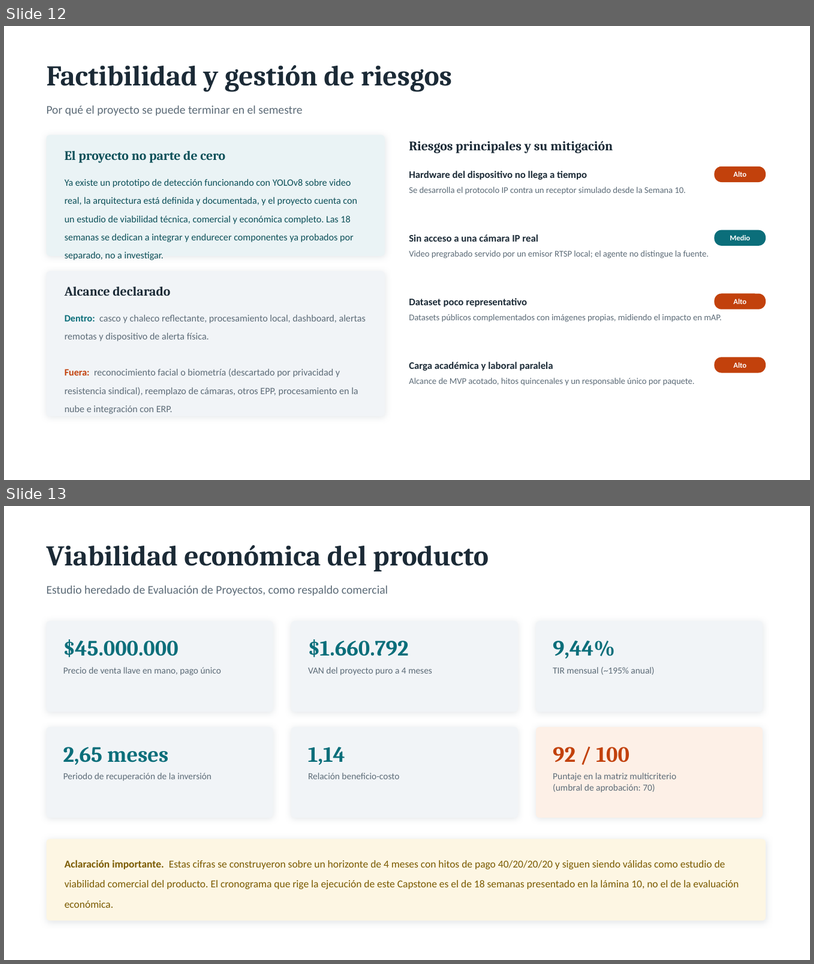
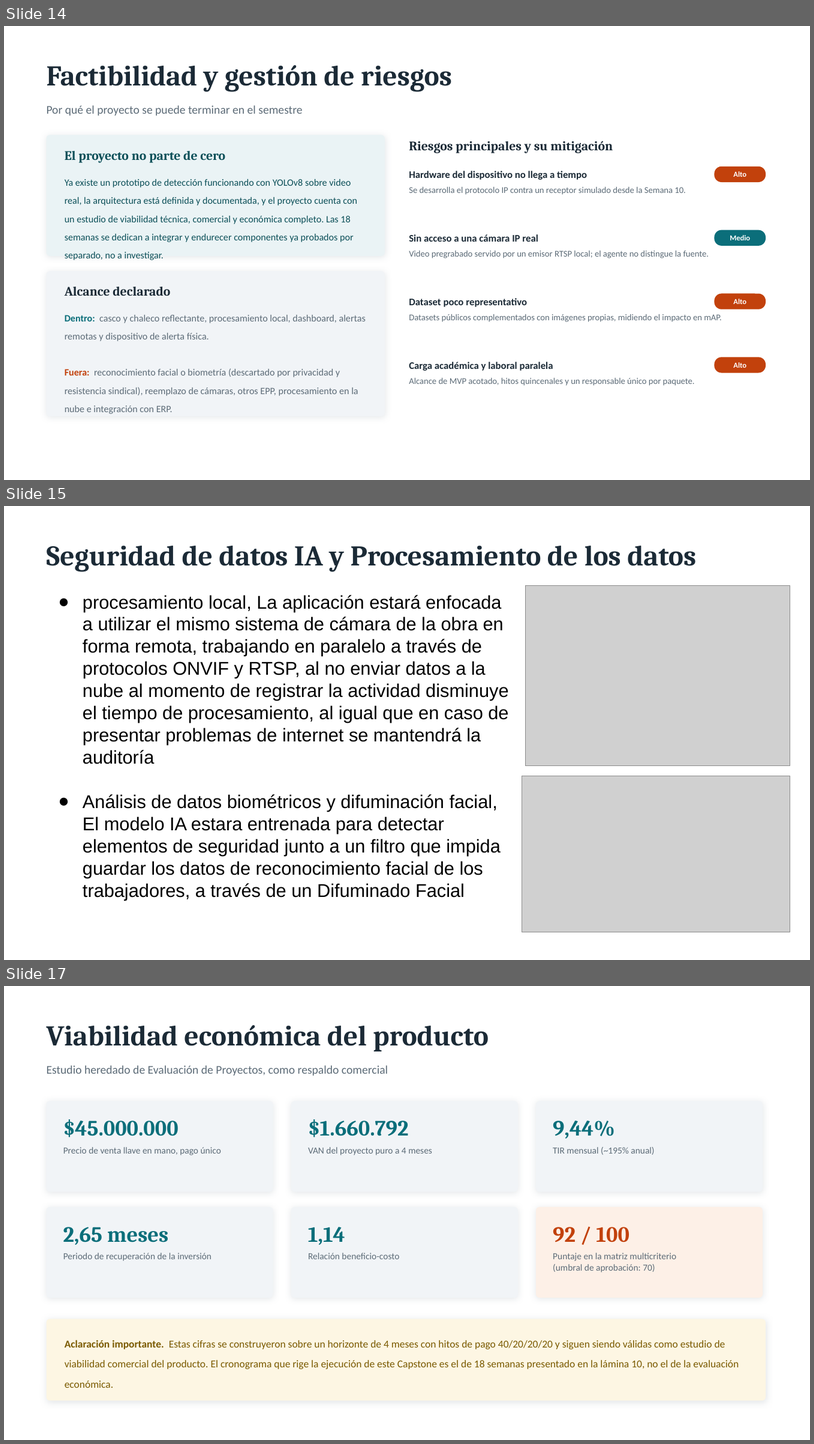
Before and after one commit to lonelystar16/AV_AldoMartinez802D_Equipo1, a slide deck: Fase 1/Evidencias Grupales/Presentación Proyecto.pptx. Shown one above the other, each under a label of ours: slides 12 and 13 before the commit, slides 14, 15 and 17 after it; the slides between them are not shown. The pictures are 814x964 and 814x1444 pixels, drawn with LibreOffice and Linux fonts; fonts in the diff are those of the drawing; grey boxes stand for pictures. Boxes give left, top, right and bottom in pixels: in the first picture for what was removed or moved away, otherwise in the second. Text is boxed around its words. In the diff, an @@ line names an element or a change of style, - is before the commit and + after.

```diff
--- a/Fase 1/Evidencias Grupales/Presentación Proyecto.pptx
+++ b/Fase 1/Evidencias Grupales/Presentación Proyecto.pptx
@@ slide 15 added at (4, 506, 810, 960), background #FFFFFF @@
@@ text added at (47, 546, 696, 572), 34 pt, text #1B2A36, bold @@
+Seguridad de datos IA y Procesamiento de los datos
@@ text added at (83, 595, 509, 900), 22 pt, text #000000 @@
+● procesamiento local, La aplicación estará enfocada a utilizar el mismo sistema de cámara de la obra en forma remota, trabajando en paralelo a través de protocolos ONVIF y RTSP, al no enviar datos a la nube al momento de registrar la actividad disminuye el tiempo de procesamiento, al igual que en caso de presentar problemas de internet se mantendrá la auditoría
+● Análisis de datos biométricos y difuminación facial, El modelo IA estara entrenada para detectar elementos de seguridad junto a un filtro que impida guardar los datos de reconocimiento facial de los trabajadores, a través de un Difuminado Facial
@@ picture added at (525, 586, 791, 766) @@
@@ picture added at (522, 776, 791, 932) @@
@@ what was slide 12 is now slide 14 @@
@@ what was slide 13 is now slide 17 @@
```
Also in this commit, not shown: 3 other slides added, 1 other file.
